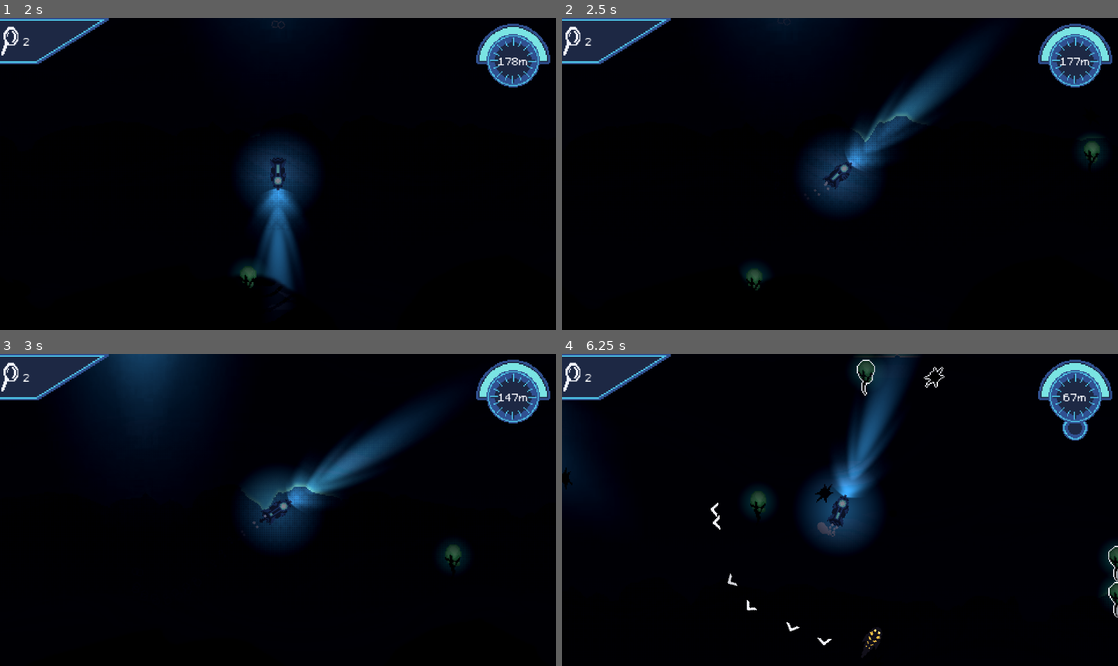
Above: before the commit, frames 1-4 (two rows, left to right).
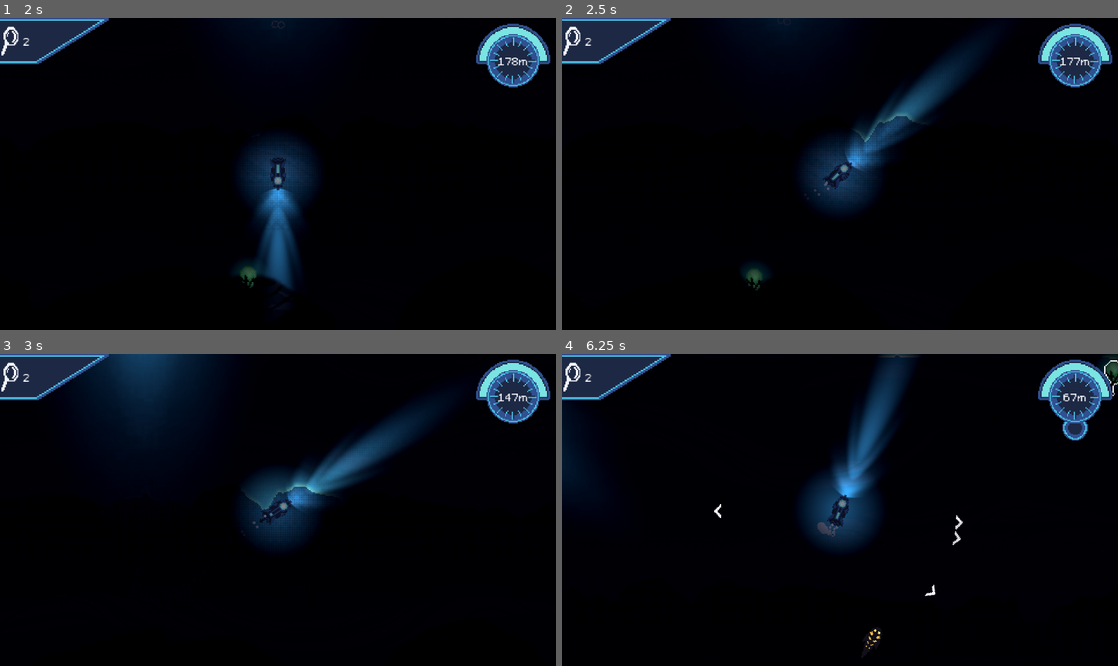
Above: after the commit, the same moments.

Repository: austingwatson/Depths
Game: Godot game, scene res://scenes/game.tscn
Same seed, same stepped clock (60 frames per second), same inputs: the game is played once before the commit and once after it. This scene is started directly instead of the project's main scene. Sound files missing from this copy of the repository are replaced by a short silence.
Inputs (mouse positions are in pixels of both pictures, inside the frame that each line leads up to):
- Up to frame 1 (2 s): tap Enter at 0.5 s; move the mouse to (400, 158) at 0.52 s; hold Space (thrust) 0.53-1.28 s; tap Mouse wheel down (change_weapon_down) at 0.6 s; click (400, 158) at 0.67 s; move the mouse to (166, 189) at 1.27 s; tap Mouse wheel up (change_weapon_up) at 1.35 s
- Up to frame 2 (2.5 s): move the mouse to (895, 105) at 2.02 s; hold Space (thrust) from 2.03 s (still down); hold Right mouse button (rotate) from 2.03 s (still down)
- Up to frame 3 (3 s): keep holding Space (thrust); move the mouse to (250, 572) at 2.77 s; release Right mouse button (rotate) at 2.78 s; click (250, 572) at 2.85 s
- Up to frame 4 (6.25 s): move the mouse to (1006, 556) at 3.52 s; release Space (thrust) at 3.53 s; tap Shift (sonar) at 3.6 s; move the mouse to (673, 463) at 4.27 s; tap Mouse wheel down (change_weapon_down) at 4.35 s; move the mouse to (867, 510) at 5.02 s; tap Mouse wheel up (change_weapon_up) at 5.1 s; click (867, 510) at 5.17 s; move the mouse to (756, 432) at 5.77 s; hold Space (thrust) from 5.78 s (still down); right-click (756, 432) at 5.85 s

Frame 1 is identical in both runs. In frame 2, 0.2% of the frame differs, in the area x 93-98%, y 37-47%; in frame 3, 0.2%; in frame 4, 1.6%, in the area x 0-100%, y 0-94%.

Commit message:
Altered fish spawn behavior and torpedo homing area

Diff:
--- a/scenes/entity/actor/hunter_fish.tscn
+++ b/scenes/entity/actor/hunter_fish.tscn
@@ -148,8 +148,8 @@
 collision_layer = 36
 collision_mask = 2
 entity = NodePath("..")
-max_health = 6
-health = 6
+max_health = 12
+health = 12
 shape = SubResource("CircleShape2D_snnp5")
 
 [node name="Detection" parent="." instance=ExtResource("7_4cvhp")]
--- a/scenes/entity/projectile/torpedo.tscn
+++ b/scenes/entity/projectile/torpedo.tscn
@@ -83,7 +83,7 @@
 monitorable = false
 
 [node name="CollisionPolygon2D" type="CollisionPolygon2D" parent="Homing"]
-polygon = PackedVector2Array(0, 0, 10, -25, 59, -25, 59, 25, 8, 25)
+polygon = PackedVector2Array(-8, 0, 0, -28, 59, -28, 59, 28, 0, 28)
 
 [node name="Explosion" parent="." instance=ExtResource("2_oaaup")]
 collision_layer = 2
--- a/scenes/game.tscn
+++ b/scenes/game.tscn
@@ -36,18 +36,18 @@
 
 [sub_resource type="Curve" id="Curve_gee14"]
 _limits = [1.0, 10.0, 0.0, 10000.0]
-_data = [Vector2(0, 1), 0.0, 0.000203532, 0, 0, Vector2(355.987, 1), 0.0, 0.0, 0, 0, Vector2(550.162, 2.21018), 0.0041101, 0.0041101, 0, 0, Vector2(3495.15, 5.64687), 0.0, 0.0, 0, 0, Vector2(10000, 8.10349), -0.00235986, 0.0, 0, 0]
-point_count = 5
+_data = [Vector2(0, 1), 0.0, 0.000203532, 0, 0, Vector2(1974.11, 1.21736), 0.0, 0.0, 0, 0, Vector2(5760.52, 4.65405), 0.000572086, 0.000572086, 0, 0, Vector2(10000, 8.10349), -0.00235986, 0.0, 0, 0]
+point_count = 4
 
 [sub_resource type="Curve" id="Curve_iywne"]
 _limits = [0.0, 25.0, 0.0, 10000.0]
-_data = [Vector2(0, 0), 0.0, 0.0, 0, 0, Vector2(2459.55, 3.36162), 0.000304891, 0.000304891, 0, 0, Vector2(5080.91, 6.96802), 0.0, 0.0, 0, 0, Vector2(10000, 4.84661), -0.00446061, 0.0, 0, 0]
+_data = [Vector2(0, 0), 0.0, 0.0, 0, 0, Vector2(2524.27, 1.02807), 0.000304891, 0.000304891, 0, 0, Vector2(4886.73, 2.08877), 0.0, 0.0, 0, 0, Vector2(10000, 2.7252), -0.00446061, 0.0, 0, 0]
 point_count = 4
 
 [sub_resource type="Curve" id="Curve_p57ef"]
 _limits = [0.0, 50.0, 0.0, 10000.0]
-_data = [Vector2(0, 5.45039), 0.0, -0.000319764, 0, 0, Vector2(873.786, 10.5418), 0.00138003, 0.00138003, 0, 0, Vector2(6343.04, 25.3916), 0.0, 0.0, 0, 0, Vector2(9126.21, 22.846), -0.00614545, -0.00614545, 0, 0, Vector2(10000, 39.8172), 0.0282376, 0.0, 0, 0]
-point_count = 5
+_data = [Vector2(0, 2.05614), 0.0, -0.000319764, 0, 0, Vector2(2524.27, 3.32898), 0.00138003, 0.00138003, 0, 0, Vector2(4919.09, 6.29896), 0.0, 0.0, 0, 0, Vector2(10000, 13.0875), 0.00694076, 0.0, 0, 0]
+point_count = 4
 
 [sub_resource type="Curve" id="Curve_u5sy4"]
 _limits = [1.0, 10.0, 0.0, 10000.0]
